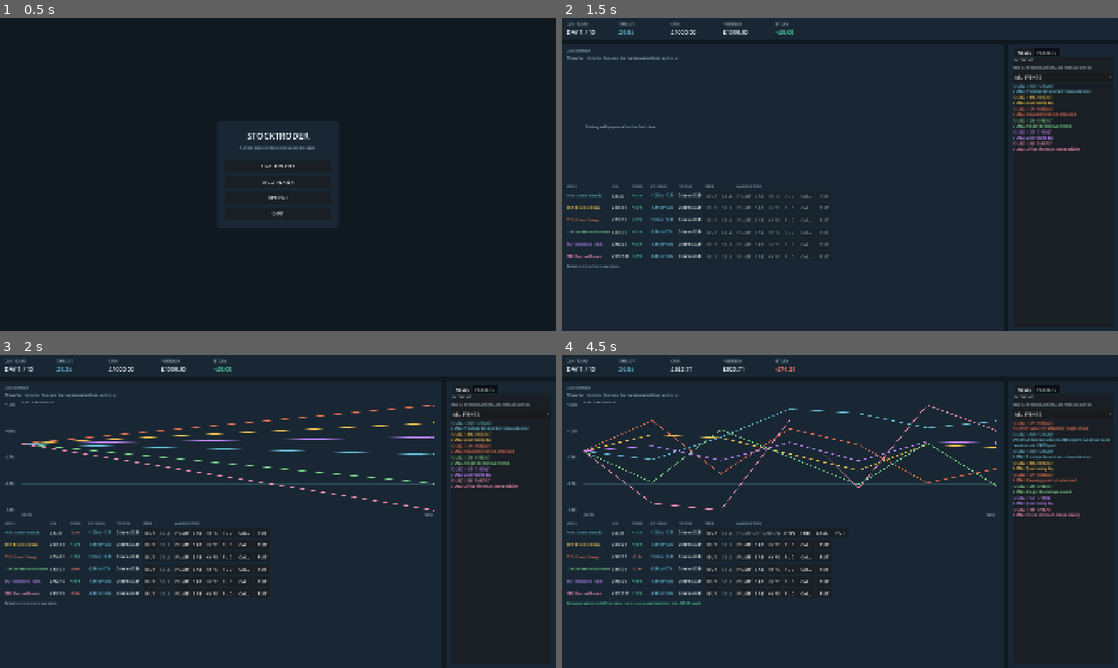
Above: before the commit, frames 1-4 (two rows, left to right).
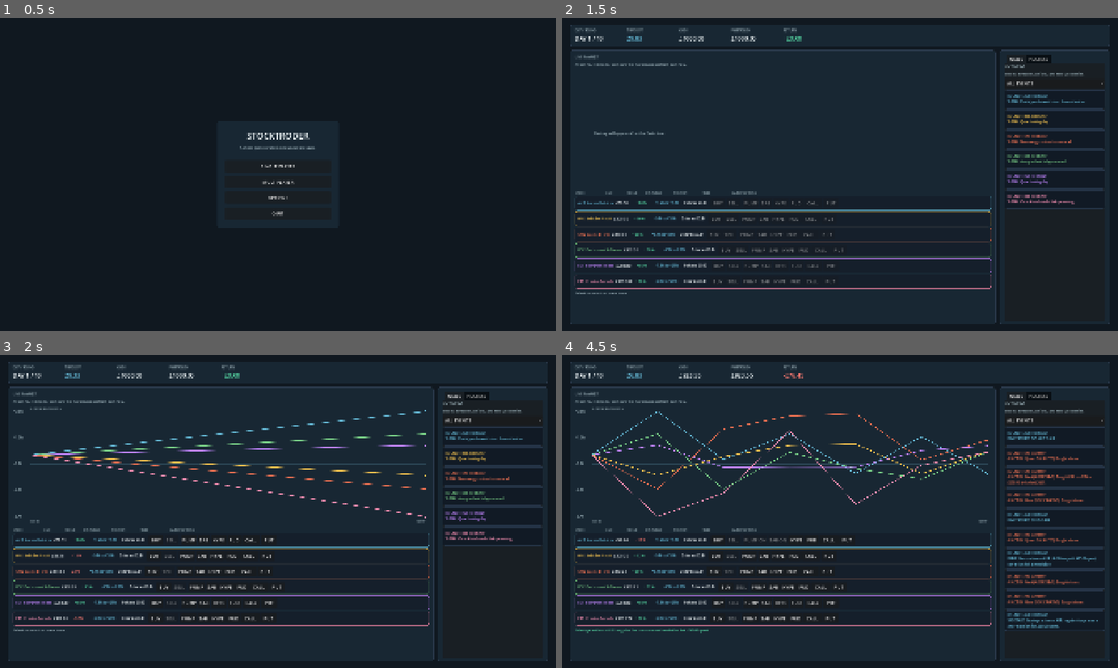
Above: after the commit, the same moments.

Repository: hardcoregandhi/stock-troder
Game: Godot game, scene res://scenes/main.tscn
The game is run twice, just before and just after one commit, with the same random seed, the same clock (stepped at 60 frames per second) and the same inputs.
Inputs:
- Up to frame 1 (0.5 s): no input
- Up to frame 2 (1.5 s): click "SINGLE PLAYER" at 0.5 s; click "START TRADING" at 1.25 s
- Up to frame 3 (2 s): no input
- Up to frame 4 (4.5 s): click "BUY" at 2 s; click "SELL" at 2.75 s; click "PUMP" at 3.5 s; click "SAB" at 4.25 s

Frame 1 is identical in both runs. In frame 2, 9.3% of the frame differs, in the area x 0-99%, y 1-98%; in frame 3, 13%; in frame 4, 15%.

Commit message:
Polish terminal dashboard and market news feed

Diff:
--- a/scripts/application/trading_session.gd
+++ b/scripts/application/trading_session.gd
@@ -22,6 +22,7 @@
 signal network_status_changed(message: String)
 signal network_readiness_changed(ready_count: int, total_count: int, local_ready: bool)
 signal network_activity(player_id: int, activity_type: String, activity_result: Dictionary)
+signal market_news_event(news_result: Dictionary)
 
 const DEFAULT_SEED: int = 42_4242
 const DAY_LENGTH_SECONDS: float = 30.0
@@ -543,6 +544,8 @@
 		market_sample_elapsed -= MARKET_SAMPLE_INTERVAL_SECONDS
 		var progress := 1.0 - (day_timer.seconds_remaining / DAY_LENGTH_SECONDS)
 		market_simulator.update_live_prices(game_state, progress)
+		for news_event in market_simulator.last_intraday_events:
+			market_news_event.emit(news_event)
 		market_updated.emit(state_snapshot())
 		if network_mode and network_is_host:
 			_publish_network_state()
--- a/scripts/presentation/trading_dashboard.gd
+++ b/scripts/presentation/trading_dashboard.gd
@@ -18,7 +18,7 @@
 var cash_label: Label
 var portfolio_label: Label
 var return_label: Label
-var stock_list: GridContainer
+var stock_list: VBoxContainer
 var trade_feedback: Label
 var network_status: Label
 var chart: StockHistoryChart
@@ -51,6 +51,14 @@
 
 	func _notification(what: int) -> void:
 		if what != NOTIFICATION_RESIZED or content == null:
+			return
+		_apply_content_layout()
+
+	func _ready() -> void:
+		_apply_content_layout()
+
+	func _apply_content_layout() -> void:
+		if content == null:
 			return
 		var available_width := maxf(0.0, size.x - horizontal_gutter * 2.0)
 		var content_width := minf(max_content_width, available_width)
@@ -131,6 +139,7 @@
 	session.option_completed.connect(_on_trade_result)
 	session.option_rejected.connect(_on_trade_result)
 	session.network_activity.connect(_on_network_activity)
+	session.market_news_event.connect(_on_market_news_event)
 	session.computer_action_completed.connect(_on_computer_action)
 	session.run_completed.connect(_on_run_completed)
 	session.network_status_changed.connect(_on_network_status_changed)
@@ -150,6 +159,7 @@
 	responsive_page.set_anchors_and_offsets_preset(Control.PRESET_FULL_RECT)
 	shell.content = responsive_page
 	shell.add_child(responsive_page)
+	shell._apply_content_layout()
 	var page_layout := VBoxContainer.new()
 	page_layout.set_anchors_and_offsets_preset(Control.PRESET_FULL_RECT)
 	page_layout.add_theme_constant_override("separation", 14)
@@ -244,8 +254,7 @@
 	chart.custom_minimum_size.y = 155
 	chart.size_flags_vertical = Control.SIZE_SHRINK_CENTER
 	content.add_child(chart)
-	stock_list = GridContainer.new()
-	stock_list.columns = 7
+	stock_list = VBoxContainer.new()
 	stock_list.size_flags_horizontal = Control.SIZE_EXPAND_FILL
 	stock_list.size_flags_vertical = Control.SIZE_SHRINK_BEGIN
 	stock_list.custom_minimum_size.y = 0
@@ -304,6 +313,8 @@
 	var panel := PanelContainer.new()
 	var style := StyleBoxFlat.new()
 	style.bg_color = PANEL
+	style.border_color = Color("2b3a4c")
+	style.set_border_width_all(1)
 	style.corner_radius_top_left = 8
 	style.corner_radius_top_right = 8
 	style.corner_radius_bottom_left = 8
@@ -343,6 +354,8 @@
 	return button
 
 func _build_stock_header() -> void:
+	var header_row := HBoxContainer.new()
+	header_row.add_theme_constant_override("separation", 8)
 	for header in [
 		_column_label("STOCK", 100),
 		_column_label("LIVE", 62),
@@ -352,7 +365,8 @@
 		_column_label("TRADE", 96),
 		_column_label("MARKET ACTIONS", 318),
 	]:
-		stock_list.add_child(header)
+		header_row.add_child(header)
+	stock_list.add_child(header_row)
 
 func _column_label(text: String, width: float) -> Label:
 	var label := _label(text, 10, MUTED)
@@ -394,6 +408,7 @@
 			"resolved": true,
 			"change": float(resolution["percentage_change"]),
 			"fake_news": bool(resolution.get("fake_news_used", false)),
+			"source": "MARKET NEWS" if bool(resolution.get("fake_news_used", false)) else "MARKET STORY",
 		})
 	if news_history.size() > 18:
 		news_history = news_history.slice(news_history.size() - 18)
@@ -439,10 +454,38 @@
 		news_history = news_history.slice(news_history.size() - 18)
 	_refresh()
 
+func _on_market_news_event(result: Dictionary) -> void:
+	news_history.append({
+		"day": session.game_state.current_day,
+		"symbol": str(result.get("symbol", "")),
+		"text": str(result.get("news", "Market update")),
+		"resolved": false,
+		"change": float(result.get("impact", 0.0)),
+		"source": "COMPANY NEWS",
+		"color": _stock_color(str(result.get("symbol", ""))),
+	})
+	if news_history.size() > 24:
+		news_history = news_history.slice(news_history.size() - 24)
+	_refresh()
+
 func _append_action_news(result: Dictionary) -> void:
 	var action := str(result.get("action", "trade"))
 	var symbol := str(result.get("symbol", ""))
 	var text := str(result.get("message", ""))
+	if action == "fake_news":
+		text = "New market story reported for %s" % symbol
+		news_history.append({
+			"day": session.game_state.current_day,
+			"symbol": symbol,
+			"text": text,
+			"resolved": false,
+			"change": 0.0,
+			"source": "MARKET NEWS",
+			"color": _stock_color(symbol),
+		})
+		if news_history.size() > 24:
+			news_history = news_history.slice(news_history.size() - 24)
+		return
 	if action == "trade":
 		var verb := "BOUGHT" if int(result.get("quantity", 0)) > 0 and text.begins_with("Bought") else "SOLD"
 		text = "%s %d %s" % [verb, absi(int(result.get("quantity", 0))), symbol]
@@ -505,25 +548,40 @@
 
 func _build_stock_rows(state: GameState) -> void:
 	for stock in state.stocks:
+		var row := PanelContainer.new()
+		var row_style := StyleBoxFlat.new()
+		row_style.bg_color = Color("151f2b")
+		row_style.border_color = StockData.color_for_index(state.stocks.find(stock)).darkened(0.25)
+		row_style.set_border_width_all(1)
+		row_style.set_corner_radius_all(7)
+		row_style.content_margin_left = 10
+		row_style.content_margin_top = 8
+		row_style.content_margin_right = 10
+		row_style.content_margin_bottom = 8
+		row.add_theme_stylebox_override("panel", row_style)
+		var row_content := HBoxContainer.new()
+		row_content.add_theme_constant_override("separation", 8)
+		row.add_child(row_content)
+		stock_list.add_child(row)
 		var symbol := _label(stock.symbol, 12, StockData.color_for_index(state.stocks.find(stock)))
 		symbol.custom_minimum_size.x = 100
 		symbol.text = "%s  %s" % [stock.symbol, stock.company_name]
 		symbol.tooltip_text = stock.company_name
-		stock_list.add_child(symbol)
+		row_content.add_child(symbol)
 		var price := _label("", 13, TEXT)
 		price.custom_minimum_size.x = 62
-		stock_list.add_child(price)
+		row_content.add_child(price)
 		var change := _label("", 12, ACCENT)
 		change.custom_minimum_size.x = 58
-		stock_list.add_child(change)
+		row_content.add_child(change)
 		var range := _label("", 11, ACCENT)
 		range.custom_minimum_size.x = 90
 		range.autowrap_mode = TextServer.AUTOWRAP_OFF
-		stock_list.add_child(range)
+		row_content.add_child(range)
 		var position := _label("", 11, TEXT)
 		position.custom_minimum_size.x = 86
 		position.autowrap_mode = TextServer.AUTOWRAP_OFF
-		stock_list.add_child(position)
+		row_content.add_child(position)
 		var trade_actions := HBoxContainer.new()
 		trade_actions.add_theme_constant_override("separation", 3)
 		var buy := Button.new()
@@ -538,7 +596,7 @@
 		sell.custom_minimum_size = Vector2(50, 34)
 		sell.pressed.connect(_quick_sell.bind(stock.symbol))
 		trade_actions.add_child(sell)
-		stock_list.add_child(trade_actions)
+		row_content.add_child(trade_actions)
 		var market_actions := HBoxContainer.new()
 		market_actions.add_theme_constant_override("separation", 3)
 		var pump := Button.new()
@@ -577,7 +635,7 @@
 		put.pressed.connect(_quick_put.bind(stock.symbol))
 		market_actions.add_child(call)
 		market_actions.add_child(put)
-		stock_list.add_child(market_actions)
+		row_content.add_child(market_actions)
 		row_labels[stock.symbol] = {"price": price, "change": change, "range": range, "shares": null, "position": position, "buy": buy, "sell": sell, "pump": pump, "sabotage": sabotage, "hype": hype, "fud": fud, "call": call, "put": put}
 	_update_stock_rows(state)
 
@@ -641,32 +699,56 @@
 	if news_feed == null:
 		return
 	for child in news_feed.get_children():
-		child.queue_free()
+		child.free()
 	var entries: Array[Dictionary] = []
-	for item in news_history:
+	for item in news_history.slice(maxi(0, news_history.size() - 10)):
 		if _news_entry_matches_filter(item):
 			entries.append(item)
-	for index in state.stocks.size():
-		var stock: StockData = state.stocks[index]
-		var forecast := {
-			"day": state.current_day,
-			"symbol": stock.symbol,
-			"text": stock.current_news,
-			"resolved": false,
-			"change": stock.projection_change,
-			"color": StockData.color_for_index(index),
-		}
-		if _news_entry_matches_filter(forecast):
-			entries.append(forecast)
-	var first_entry := maxi(0, entries.size() - 8)
-	for entry in entries.slice(first_entry):
+	if entries.size() < 10:
+		for index in state.stocks.size():
+			if entries.size() >= 10:
+				break
+			var stock: StockData = state.stocks[index]
+			var forecast := {
+				"day": state.current_day,
+				"symbol": stock.symbol,
+				"text": stock.current_news,
+				"resolved": false,
+				"change": stock.projection_change,
+				"color": StockData.color_for_index(index),
+			}
+			if _news_entry_matches_filter(forecast) and not _has_feed_symbol(entries, stock.symbol):
+				entries.append(forecast)
+	for entry in entries:
 		var color: Color = entry.get("color", NEGATIVE if float(entry["change"]) < 0.0 else POSITIVE)
-		var status := "RESOLVED %+.1f%%" % (float(entry["change"]) * 100.0) if bool(entry["resolved"]) else "FORECAST"
 		var source := str(entry.get("source", "PLAYER-PLANTED FAKE" if bool(entry.get("fake_news", false)) else ("SIGNAL" if not bool(entry["resolved"]) else "MARKET STORY")))
-		var item := _label("ROUND %d  %s  %s\n%s: %s" % [int(entry["day"]), str(entry["symbol"]), status, source, str(entry["text"])], 11, color)
-		item.autowrap_mode = TextServer.AUTOWRAP_WORD_SMART
-		item.custom_minimum_size.x = 300
-		news_feed.add_child(item)
+		var status := "RESOLVED %+.1f%%" % (float(entry["change"]) * 100.0) if bool(entry["resolved"]) else ("ACTIVITY" if source == "AI ACTION" or source.begins_with("NETWORK") else ("NEWS" if source == "COMPANY NEWS" or source == "MARKET NEWS" else "FORECAST"))
+		news_feed.add_child(_build_feed_card(entry, status, source, color))
+
+func _has_feed_symbol(entries: Array[Dictionary], symbol: String) -> bool:
+	for entry in entries:
+		if str(entry.get("symbol", "")) == symbol:
+			return true
+	return false
+
+func _build_feed_card(entry: Dictionary, status: String, source: String, color: Color) -> Control:
+	var card := PanelContainer.new()
+	var style := StyleBoxFlat.new()
+	style.bg_color = Color("111a25")
+	style.border_color = Color("263548")
+	style.set_border_width_all(1)
+	style.set_corner_radius_all(6)
+	style.content_margin_left = 10
+	style.content_margin_top = 8
+	style.content_margin_right = 10
+	style.content_margin_bottom = 8
+	card.add_theme_stylebox_override("panel", style)
+	var text := _label("ROUND %d  %s  %s\n%s  %s" % [int(entry["day"]), str(entry["symbol"]), status, source, str(entry["text"])], 11, color)
+	text.autowrap_mode = TextServer.AUTOWRAP_WORD_SMART
+	text.size_flags_horizontal = Control.SIZE_EXPAND_FILL
+	card.custom_minimum_size.y = 64
+	card.add_child(text)
+	return card
 
 func _news_entry_matches_filter(entry: Dictionary) -> bool:
 	if news_filter == null or news_filter.selected == 0:
--- a/scripts/simulation/market_simulator.gd
+++ b/scripts/simulation/market_simulator.gd
@@ -15,6 +15,8 @@
 
 var random: RandomNumberGenerator = RandomNumberGenerator.new()
 var seed: int
+var intraday_news_cooldowns: Dictionary = {}
+var last_intraday_events: Array[Dictionary] = []
 
 func _init(run_seed: int = 0) -> void:
 	seed = run_seed
@@ -23,6 +25,7 @@
 func prepare_day(state: GameState) -> Array[Dictionary]:
 	if state.phase == GameState.Phase.COMPLETE:
 		return []
+	intraday_news_cooldowns.clear()
 	state.phase = GameState.Phase.PREPARING
 	var projections: Array[Dictionary] = []
 	for stock in state.stocks:
@@ -48,8 +51,12 @@
 	if state.phase != GameState.Phase.TRADING:
 		return []
 	var updates: Array[Dictionary] = []
+	last_intraday_events.clear()
 	var clamped_progress := clampf(progress, 0.0, 1.0)
 	for stock in state.stocks:
+		var intraday_event := _maybe_intraday_event(stock)
+		if not intraday_event.is_empty():
+			last_intraday_events.append(intraday_event)
 		var target_price := maxi(PRICE_FLOOR_PENCE, stock.projected_price_pence)
 		if stock.pump_active:
 			target_price = maxi(PRICE_FLOOR_PENCE, roundi(float(target_price) * (1.0 + stock.pump_live_boost)))
@@ -68,6 +75,20 @@
 			"progress": clamped_progress,
 		})
 	return updates
+
+func _maybe_intraday_event(stock: StockData) -> Dictionary:
+	var cooldown_until := int(intraday_news_cooldowns.get(stock.symbol, 0))
+	if cooldown_until > Time.get_ticks_msec() or random.randf() > 0.012 or stock.news_events.is_empty():
+		return {}
+	var event: Dictionary = stock.news_events[random.randi_range(0, stock.news_events.size() - 1)].duplicate()
+	var impact := float(event.get("impact", 0.0)) * 0.55
+	stock.projection_change += impact
+	stock.projection_low += impact
+	stock.projection_high += impact
+	stock.projected_price_pence = maxi(PRICE_FLOOR_PENCE, roundi(float(stock.current_price_pence) * (1.0 + stock.projection_change)))
+	stock.current_news = str(event.get("text", "Market update"))
+	intraday_news_cooldowns[stock.symbol] = Time.get_ticks_msec() + 5_000
+	return {"symbol": stock.symbol, "news": stock.current_news, "impact": impact, "source": "COMPANY NEWS"}
 
 func resolve_day(state: GameState) -> Array[Dictionary]:
 	if state.phase != GameState.Phase.TRADING:
--- a/scripts/simulation/stock_data.gd
+++ b/scripts/simulation/stock_data.gd
@@ -130,7 +130,8 @@
 	fake_news_direction = clampi(direction, -1, 1)
 	fake_news_projection_weight = projection_weight
 	fake_news_active = true
-	current_news = "PLAYER-PLANTED FAKE: %s" % base_news
+	if current_news.is_empty():
+		current_news = base_news if not base_news.is_empty() else (str(news_events[0].get("text", "Market update")) if not news_events.is_empty() else "Market update")
 
 func clear_pump() -> void:
 	pump_active = false
--- a/tests/test_game_state_trade_service.gd
+++ b/tests/test_game_state_trade_service.gd
@@ -122,7 +122,7 @@
 	assert_eq(result["cost_pence"], 7_500)
 	assert_eq(state.cash_pence, 92_500)
 	assert_eq(state.get_stock("AUR").fake_news_direction, -1)
-	assert_true(state.get_stock("AUR").current_news.begins_with("PLAYER-PLANTED FAKE:"))
+	assert_eq(state.get_stock("AUR").current_news, "Prototype demonstration draws attention")
 	assert_false(service.plant_fake_news(state, "AUR", 1)["success"])
 
 func test_fake_news_rejects_brief_without_charging_cash() -> void:
--- a/tests/test_market_simulator.gd
+++ b/tests/test_market_simulator.gd
@@ -192,7 +192,7 @@
 	assert_true(TRADE_SERVICE.new().plant_fake_news(first_state, "AUR", 1)["success"])
 	assert_true(TRADE_SERVICE.new().plant_fake_news(second_state, "AUR", 1)["success"])
 	assert_gt(first_stock.projection_change, before_projection)
-	assert_true(first_stock.current_news.begins_with("PLAYER-PLANTED FAKE:"))
+	assert_eq(first_stock.current_news, "Quiet trading day")
 	var first_resolution := first_simulator.resolve_day(first_state)[0]
 	var second_resolution := second_simulator.resolve_day(second_state)[0]
 	assert_eq(first_resolution, second_resolution)
